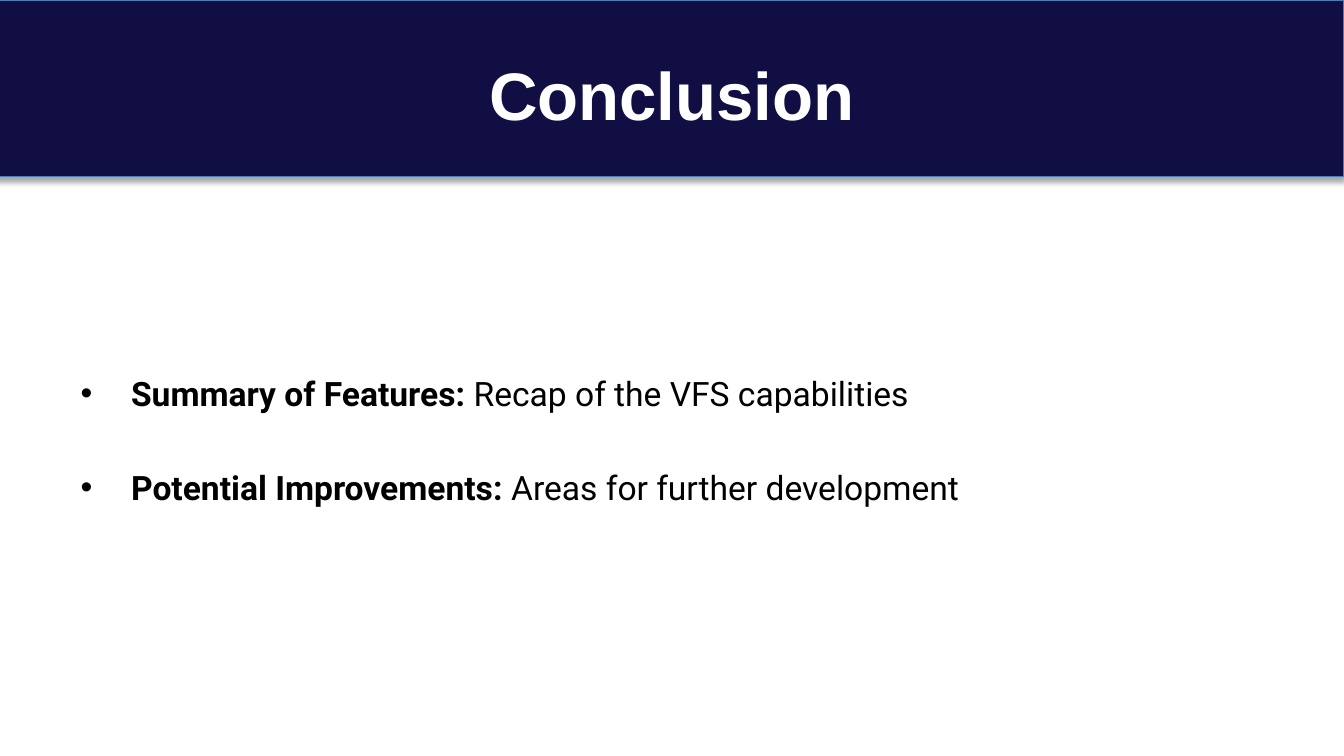
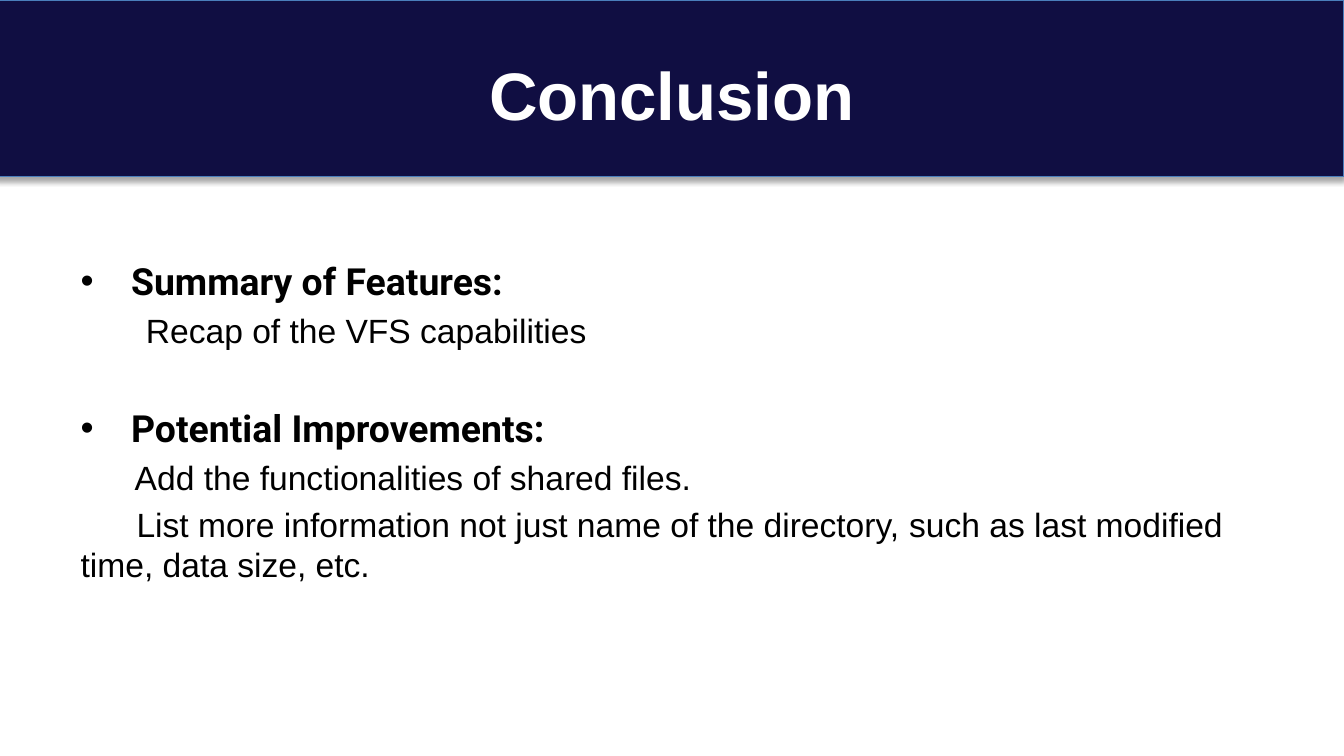
Before and after one commit to cseuconn/CSE-OS-2023-FALL, a slide deck: slide 20 of CSE-5305/Zongming_Juli/VFS presentation.pptx (slide 9 before the commit). Drawn at 1344x756 pixels with LibreOffice and Linux fonts; fonts in the diff are those of the drawing. Boxes give left, top, right and bottom in pixels: in the first picture for what was removed or moved away, otherwise in the second. Text is boxed around its words. In the diff, an @@ line names an element or a change of style, - is before the commit and + after.

```diff
--- a/CSE-5305/Zongming_Juli/VFS presentation.pptx
+++ b/CSE-5305/Zongming_Juli/VFS presentation.pptx
@@ text at [81,266,1223,582]: text changed; font Roboto to Arial @@
-• Summary of Features: Recap of the VFS capabilities
-• Potential Improvements: Areas for further development
+• Summary of Features:
+Recap of the VFS capabilities
+• Potential Improvements:
+Add the functionalities of shared files.
+List more information not just name of the directory, such as last modified time, data size, etc.
```
Also in this commit, not shown: 6 other slides changed, 12 slides added, 2 slides removed, 1 other file.
